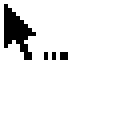
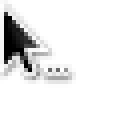
Revision of a layered 128px x 128px image; what changed, layer by layer:
removed layer "Contextual menu" over [40, 48, 68, 60]
renamed "Arrow" to "Contextual menu", painted on it over [0, 0, 76, 84]
